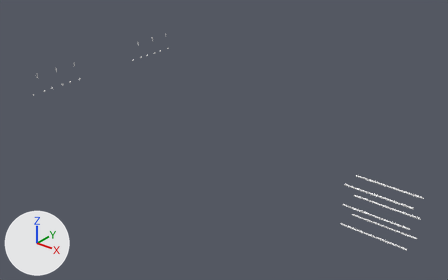
One commit to the OBJ model assets/campus/decor/m105/meshes/gym_steel.obj: the scene before it, then after it.
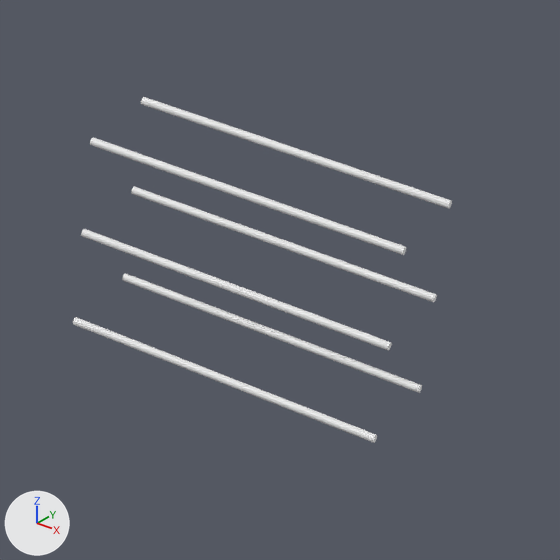
Each version is shown whole from a camera (50 mm lens) standing at (13.06, -18.93, 10.15) and looking at (-0.86, -1.53, -0.64), then close up on the part from 72% to 100% of the width and 55% to 99% of the height. The lights are fixed; the arrows at lower left show +X, +Y and +Z. The last two pictures show the newer version. Materials are left out; every surface is plain grey. Where no turn or scale is listed for an object, it has been applied to the vertices. Vertices at exactly the same position are counted once.

The older version as bpy lines, for what is in view:
```python
me_gym_steel = bpy.data.meshes.new('gym_steel')
me_gym_steel.from_pydata(...)  # 480 vertices, 864 faces; spans x -9.4..8.3, y -5.1..4.3, z 0.0..1.5
ob_gym_steel = bpy.data.objects.new('gym_steel', me_gym_steel)
ob_gym_steel.location = (0.0, 0.0, 0.0)
```
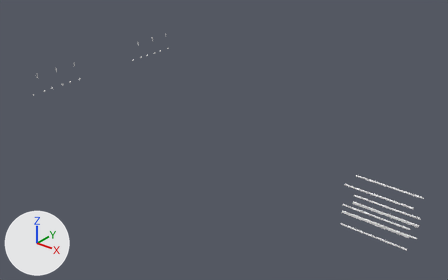
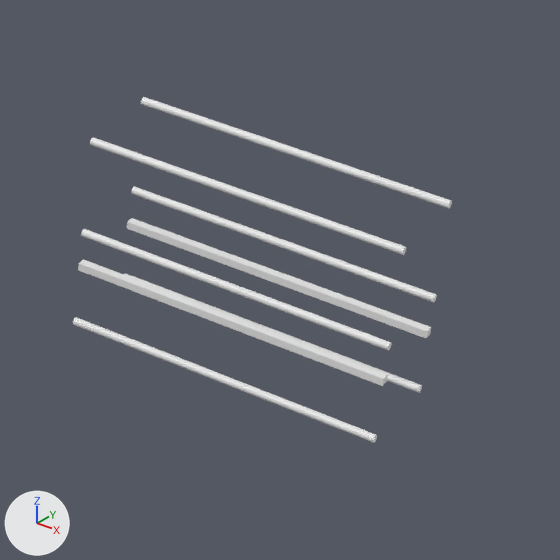
Pixel boxes [x1, y1, x2, y2] of what changed, in the close-ups (560 x 560 px):
part 1 of me_gym_steel, added: after [127, 218, 431, 338]
part 2 of me_gym_steel, added: after [78, 259, 388, 386]

Patch to the scene script:
```diff
--- a/assets/campus/decor/m105/meshes/gym_steel.obj.py
+++ b/assets/campus/decor/m105/meshes/gym_steel.obj.py
@@ me_gym_steel @@
 # used by ob_gym_steel; location = (0.0, 0.0, 0.0)
-me_gym_steel.from_pydata(...)  # 480 vertices, 864 faces; spans x -9.4..8.3, y -5.1..4.3, z 0.0..1.5
+me_gym_steel.from_pydata(...)  # 496 vertices, 888 faces; spans x -9.4..8.3, y -5.1..4.3, z 0.0..1.5
+# me_gym_steel part 1: a new loose piece, a box spanning x 6.3..8.3, y -4.49..-4.43, z 0.585..0.635
+# me_gym_steel part 2: a new loose piece, a box spanning x 6.3..8.3, y -5.12..-5.06, z 0.585..0.635
```
